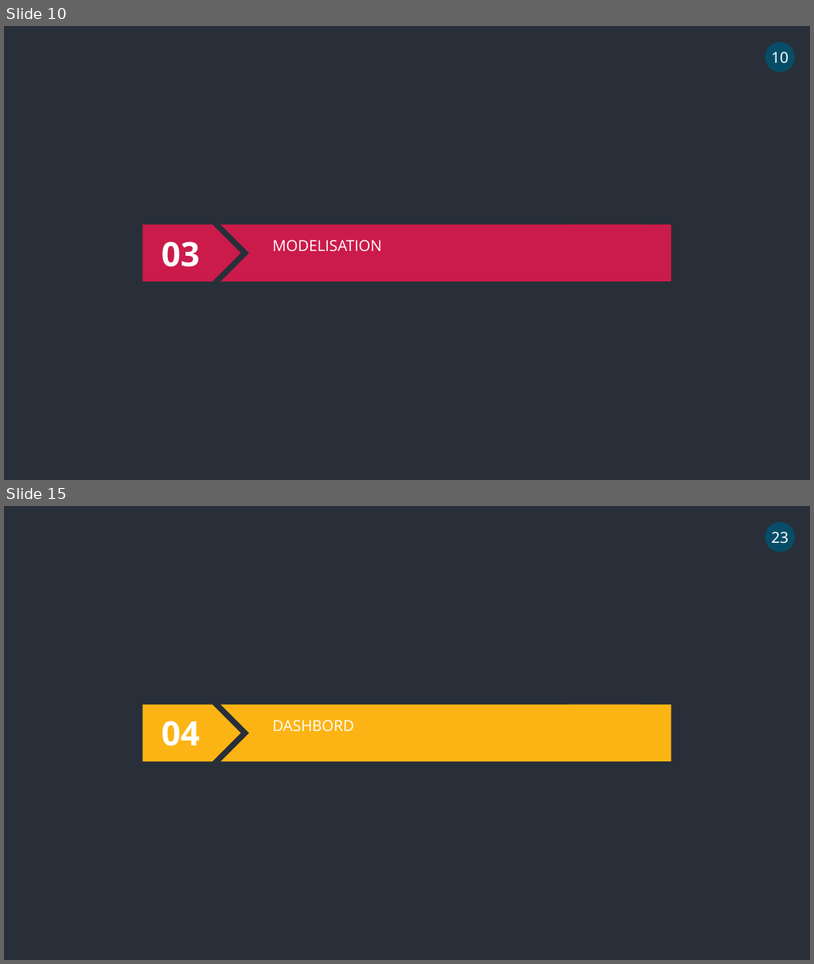
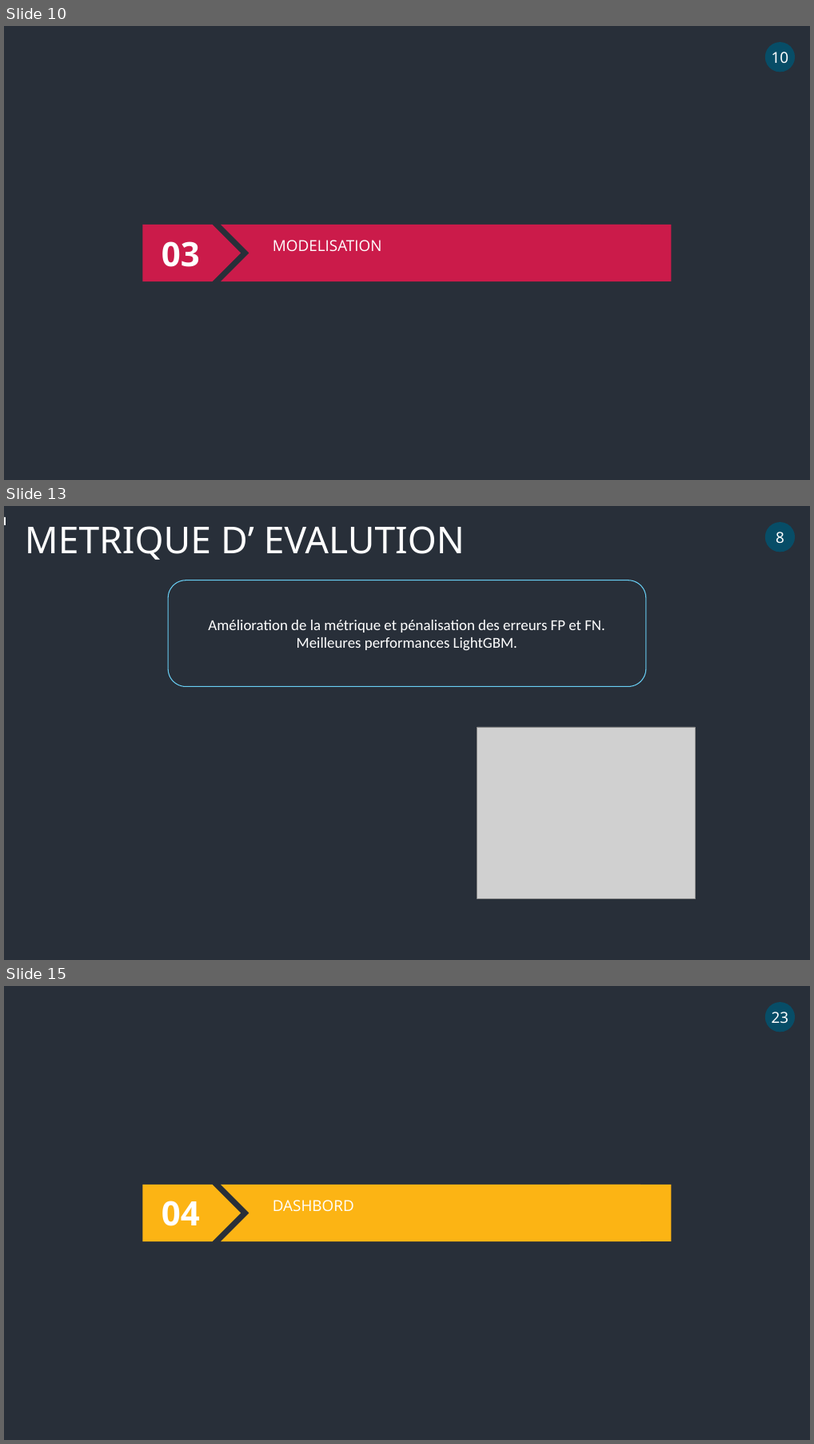
Before and after one commit to AbdulmagedALKHULAIFI/Score_system_decision_octroi_credit, a slide deck: projet 7 .pptx. Shown one above the other, each under a label of ours: slides 10 and 15 before the commit, slides 10, 13 and 15 after it; the slides between them are not shown. The pictures are 814x964 and 814x1444 pixels, drawn with LibreOffice and Linux fonts; fonts in the diff are those of the drawing; grey boxes stand for pictures. Boxes give left, top, right and bottom in pixels: in the first picture for what was removed or moved away, otherwise in the second. Text is boxed around its words. In the diff, an @@ line names an element or a change of style, - is before the commit and + after.

```diff
--- a/projet 7 .pptx
+++ b/projet 7 .pptx
@@ slide 13 added at [4, 506, 810, 960], background #282F39 @@
@@ rectangle added at [4, 517, 6, 524], fill #FFFFFF @@
@@ text added at [25, 526, 465, 560], 44 pt, text #FFFFFF @@
+METRIQUE D’ EVALUTION
@@ ellipse added at [766, 522, 795, 552], fill #074D67, 18 pt, text #FFFFFF @@
+8
@@ rounded rectangle added at [168, 580, 646, 687], outline #69CFF5 1 pt, 18 pt, text #FFFFFF @@
+Amélioration de la métrique et pénalisation des erreurs FP et FN.
+Meilleures performances LightGBM.
@@ picture added at [478, 727, 695, 898] @@
```
Also in this commit, not shown: 5 slides changed, 1 slide removed.
